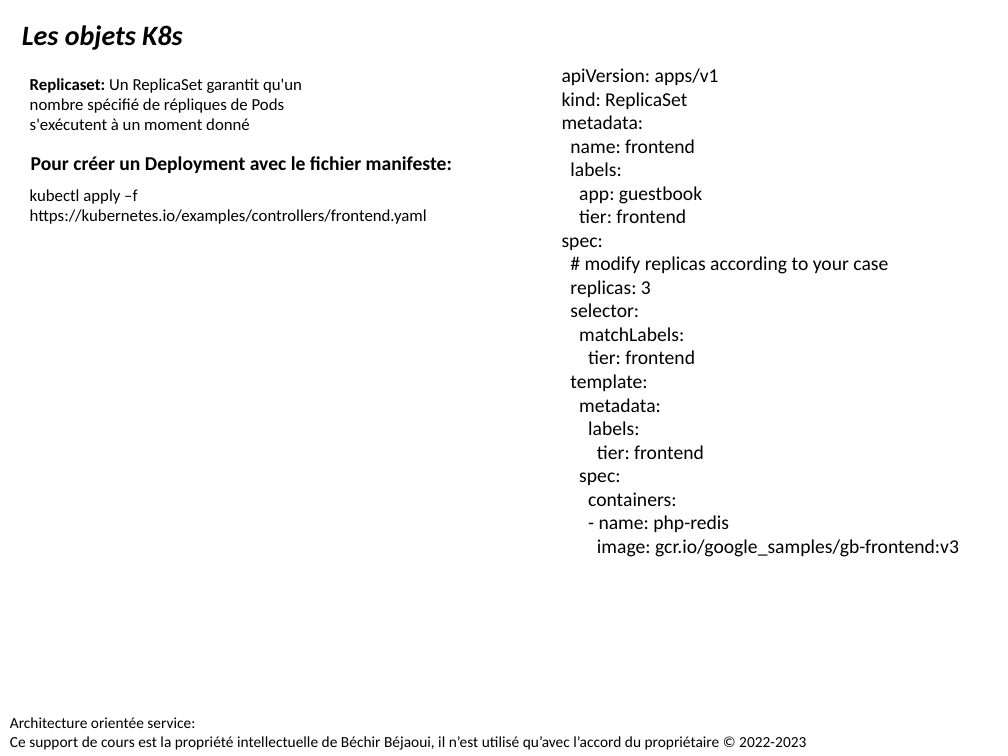
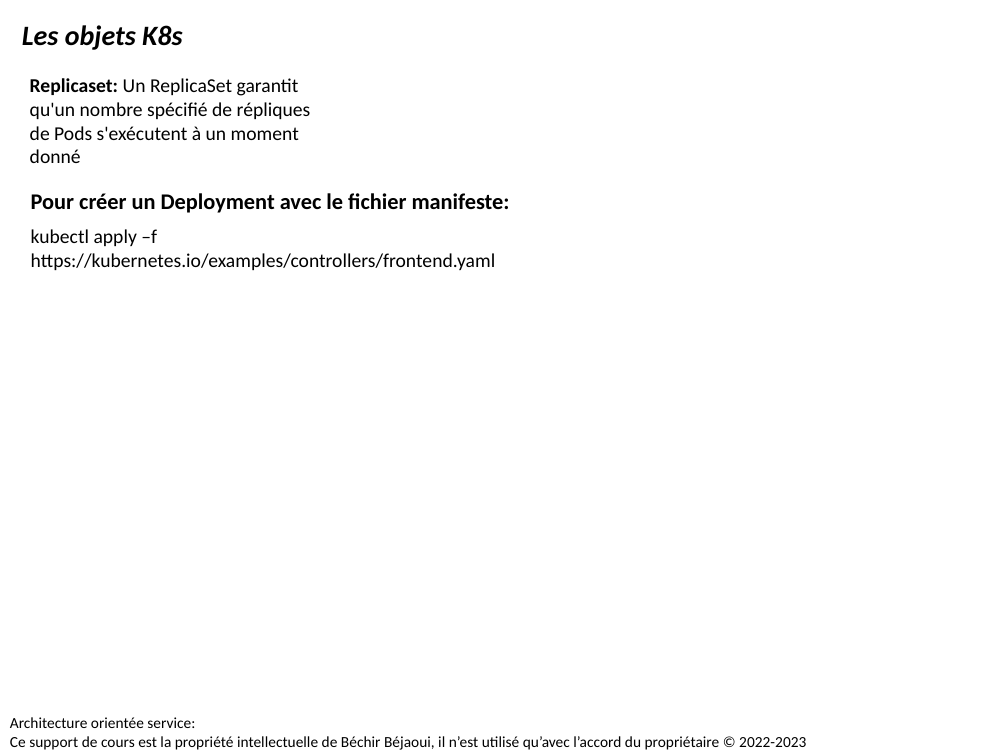
Before and after one commit to bejaouibechir/Devops2024, a slide deck: slide 16 of 5.Kubernetes/1.Les techniques de déploiements avec Kubernetes.pptx. Drawn at 1008x756 pixels with LibreOffice and Linux fonts; fonts in the diff are those of the drawing. Boxes give left, top, right and bottom in pixels: in the first picture for what was removed or moved away, otherwise in the second. Text is boxed around its words. In the diff, an @@ line names an element or a change of style, - is before the commit and + after.

```diff
--- a/5.Kubernetes/1.Les techniques de déploiements avec Kubernetes.pptx
+++ b/5.Kubernetes/1.Les techniques de déploiements avec Kubernetes.pptx
@@ text "Replicaset: Un ReplicaSet garantit qu'un ..." at [30,78,311,163]: size 12 to 14 pt @@
@@ text removed at [562,68,959,557] @@
-apiVersion: apps/v1
-kind: ReplicaSet
-metadata:
-name: frontend
-labels:
-app: guestbook
-tier: frontend
-spec:
-# modify replicas according to your case
-replicas: 3
-selector:
-matchLabels:
-tier: frontend
-template:
-metadata:
-labels:
-tier: frontend
-spec:
-containers:
-- name: php-redis
-image: gcr.io/google_samples/gb-frontend:v3
@@ text "Pour créer un Deployment avec ...": place and size @@
-text "Pour créer un Deployment avec ..." at [31,156,452,173]
+text "Pour créer un Deployment avec ..." at [31,193,510,213]
@@ text "Pour créer un Deployment avec ..." at [31,193,510,213]: size 14 to 16 pt @@
@@ text "kubectl apply –f https://kubernetes.io/examples/controllers/ ..." at [31,229,496,270]: size 12 to 14 pt @@
@@ text "kubectl apply –f https://kubernetes.io/examples/controllers/ ...": place and size @@
-text "kubectl apply –f https://kubernetes.io/examples/controllers/ ..." at [30,189,427,224]
+text "kubectl apply –f https://kubernetes.io/examples/controllers/ ..." at [31,229,496,270]
```
Also in this commit, not shown: 9 other slides changed, 1 other file.
